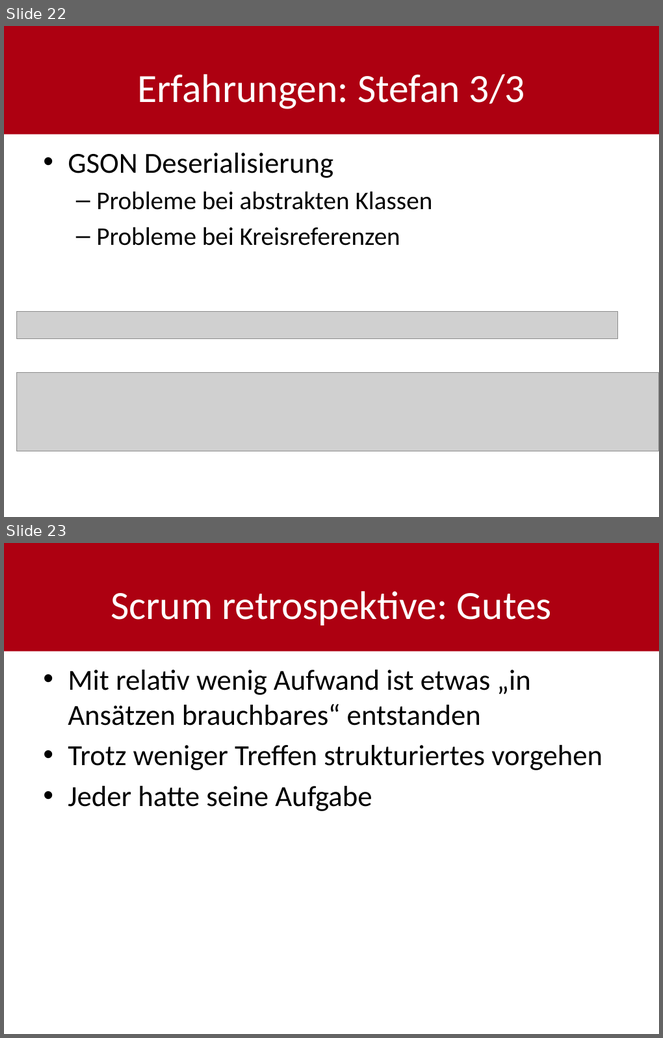
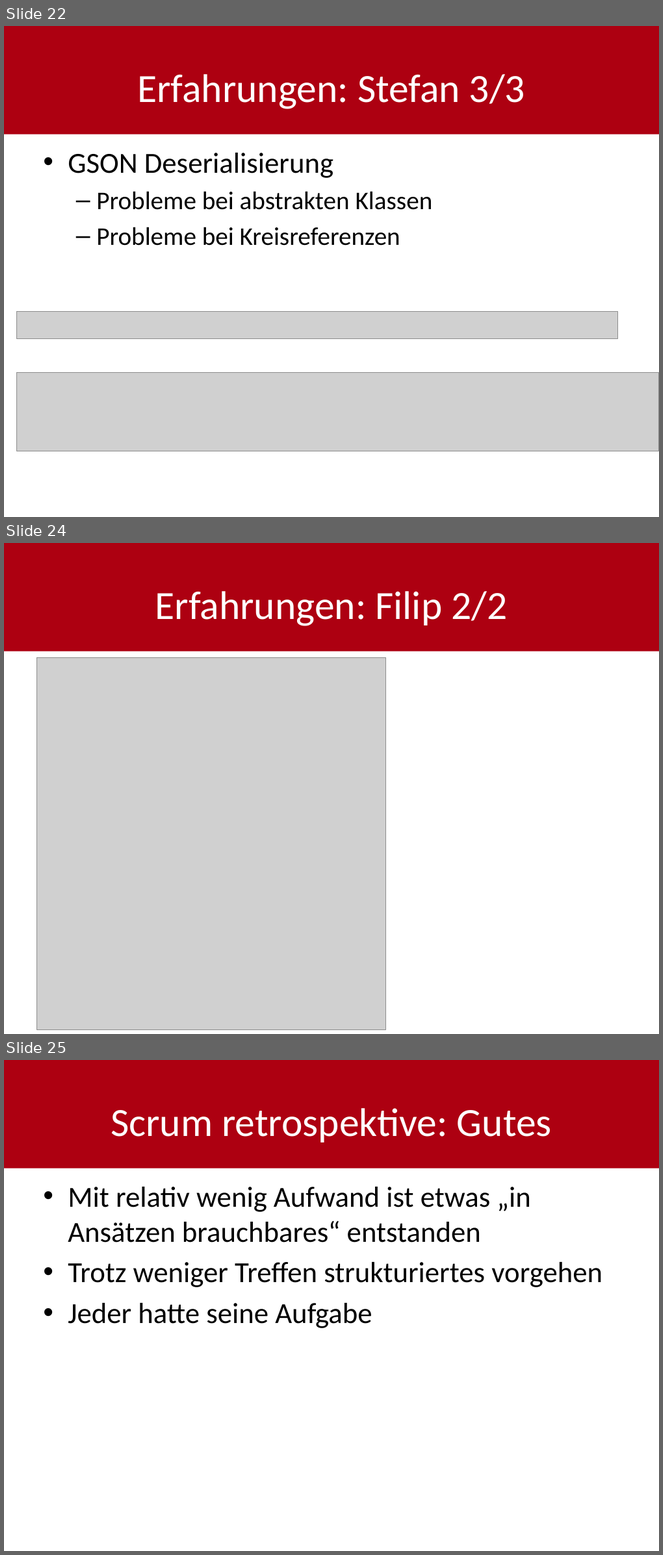
Before and after one commit to shylux/ch.bfh.bti7081.s2015.rot, a slide deck: doc/task14/Schlusspräsentation.pptx. Shown one above the other, each under a label of ours: slides 22 and 23 before the commit, slides 22, 24 and 25 after it; the slides between them are not shown. The pictures are 663x1038 and 663x1555 pixels, drawn with LibreOffice and Linux fonts; fonts in the diff are those of the drawing; grey boxes stand for pictures. Boxes give left, top, right and bottom in pixels: in the first picture for what was removed or moved away, otherwise in the second. Text is boxed around its words. In the diff, an @@ line names an element or a change of style, - is before the commit and + after.

```diff
--- a/doc/task14/Schlusspräsentation.pptx
+++ b/doc/task14/Schlusspräsentation.pptx
@@ slide 24 added at box(4, 543, 659, 1034), background #FFFFFF; not listed: 1 template element that a slide beside it also shows @@
@@ title added at box(155, 591, 507, 626), 44 pt, text #FFFFFF @@
+Erfahrungen: Filip 2/2
@@ picture added at box(36, 657, 386, 1030) @@
@@ what was slide 23 is now slide 25 @@
```
Also in this commit, not shown: 1 slide changed, 1 other slide added.
